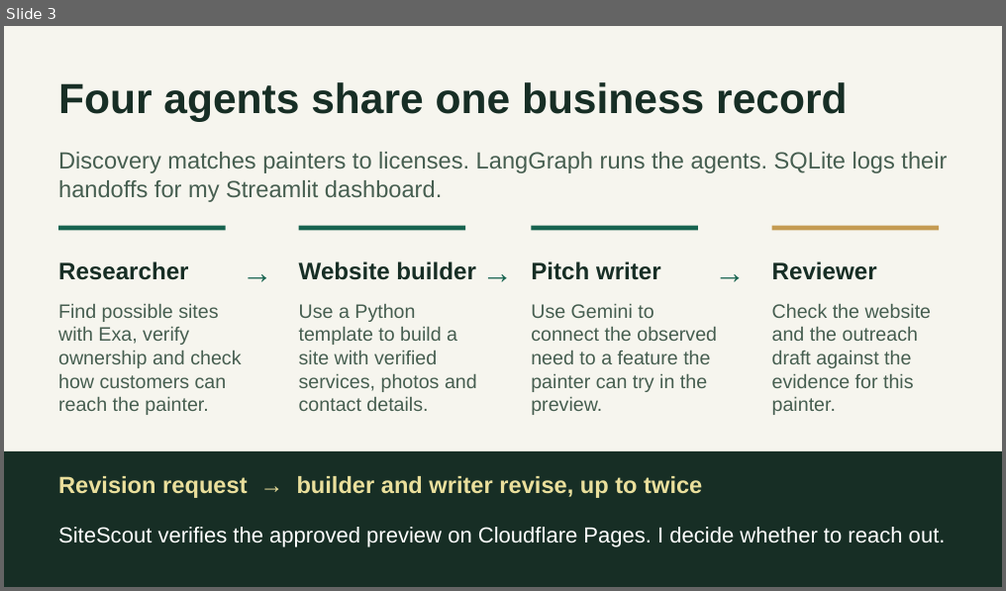
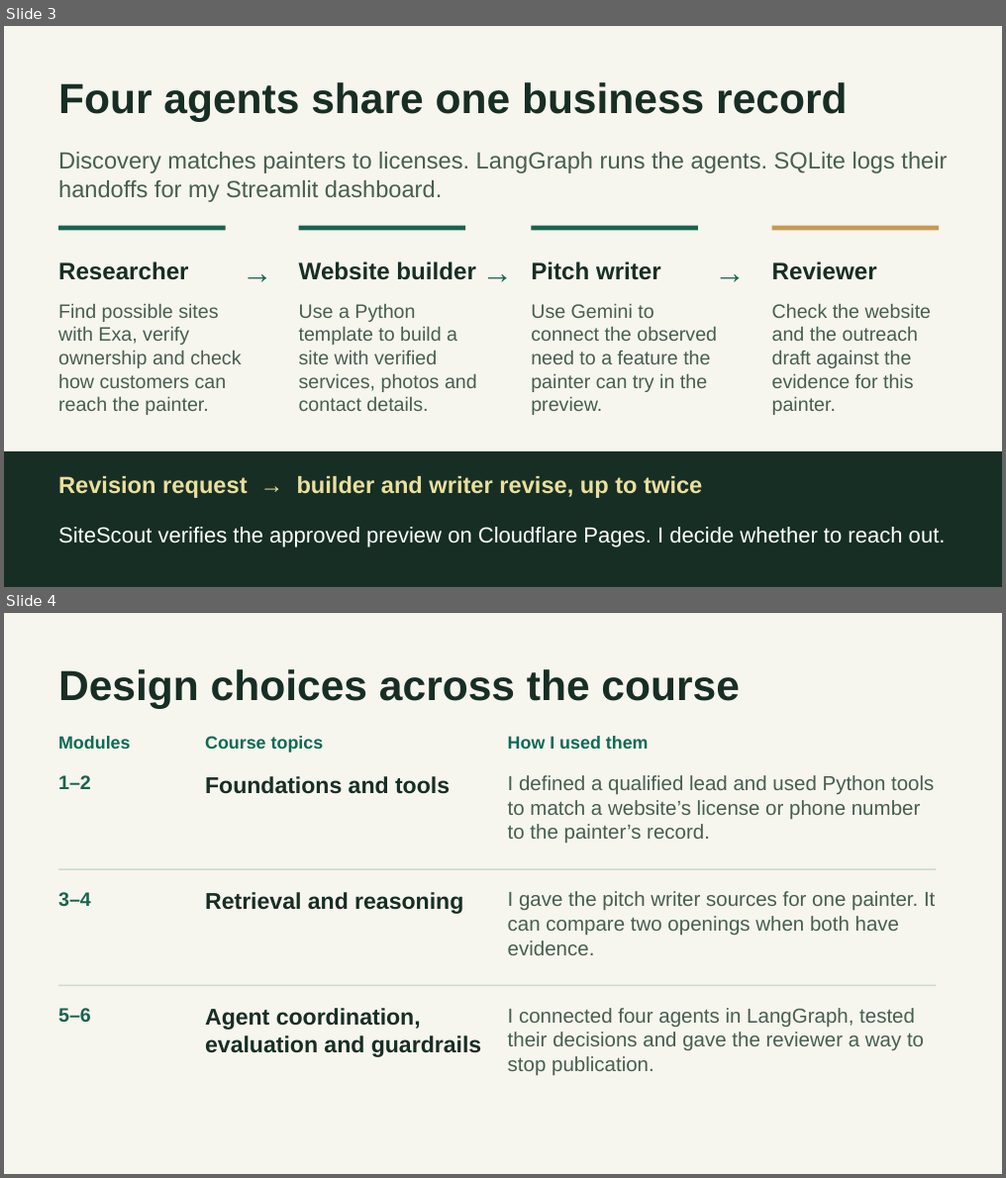
Before and after one commit to Abraham21/sitescout-capstone, a slide deck: submission/SiteScout Presentation.pptx. Shown one above the other, each under a label of ours: slide 3 before the commit, slides 3 and 4 after it. The pictures are 1006x591 and 1006x1178 pixels, drawn with LibreOffice and Linux fonts; fonts in the diff are those of the drawing. Boxes give left, top, right and bottom in pixels: in the first picture for what was removed or moved away, otherwise in the second. Text is boxed around its words. In the diff, an @@ line names an element or a change of style, - is before the commit and + after.

Commit message:
Clarify capstone evaluation, course decisions and grader walkthrough

```diff
--- a/submission/SiteScout Presentation.pptx
+++ b/submission/SiteScout Presentation.pptx
@@ slide 4 added at (x1=4, y1=613, x2=1002, y2=1174), background #F6F5EE @@
@@ text added at (x1=58, y1=669, x2=739, y2=708), 40.5 pt, text #172E25, bold @@
+Design choices across the course
@@ text added at (x1=58, y1=736, x2=130, y2=749), 17 pt, text #0D6A56, bold @@
+Modules
@@ text added at (x1=205, y1=736, x2=324, y2=753), 17 pt, text #0D6A56, bold @@
+Course topics
@@ text added at (x1=508, y1=736, x2=648, y2=749), 17 pt, text #0D6A56, bold @@
+How I used them
@@ text added at (x1=58, y1=775, x2=91, y2=789), 18.8 pt, text #17634F, bold @@
+1–2
@@ text added at (x1=205, y1=776, x2=450, y2=794), 22 pt, text #172E25, bold @@
+Foundations and tools
@@ text added at (x1=508, y1=775, x2=934, y2=844), 19.5 pt, text #465E50 @@
+I defined a qualified lead and used Python tools to match a website’s license or phone number to the painter’s record.
@@ rectangle added at (x1=58, y1=869, x2=936, y2=870), fill #CBDCD0 @@
@@ text added at (x1=58, y1=892, x2=91, y2=907), 18.8 pt, text #17634F, bold @@
+3–4
@@ text added at (x1=205, y1=892, x2=463, y2=914), 22 pt, text #172E25, bold @@
+Retrieval and reasoning
@@ text added at (x1=508, y1=891, x2=935, y2=956), 19.5 pt, text #465E50 @@
+I gave the pitch writer sources for one painter. It can compare two openings when both have evidence.
@@ rectangle added at (x1=58, y1=985, x2=936, y2=986), fill #CBDCD0 @@
@@ text added at (x1=58, y1=1008, x2=91, y2=1023), 18.8 pt, text #17634F, bold @@
+5–6
@@ text added at (x1=205, y1=1008, x2=481, y2=1058), 22 pt, text #172E25, bold @@
+Agent coordination, evaluation and guardrails
@@ text added at (x1=508, y1=1008, x2=924, y2=1076), 19.5 pt, text #465E50 @@
+I connected four agents in LangGraph, tested their decisions and gave the reviewer a way to stop publication.
```
Also in this commit, not shown: 1 slide changed, 1 slide removed, 6 other files.
